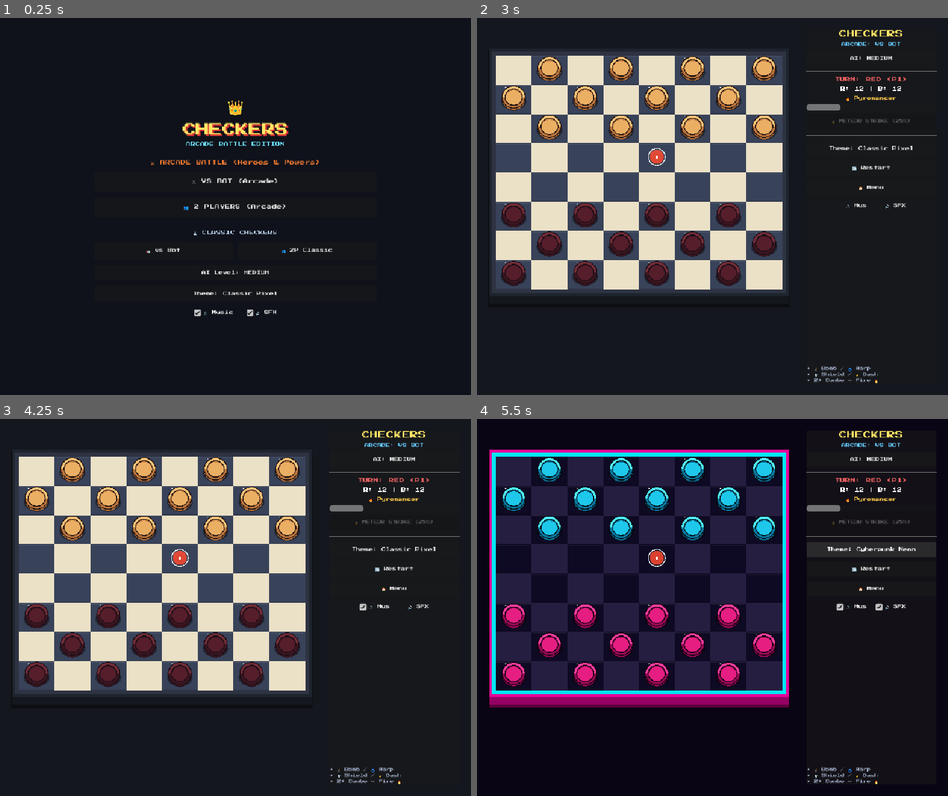
Above: before the commit, frames 1-4 (two rows, left to right).
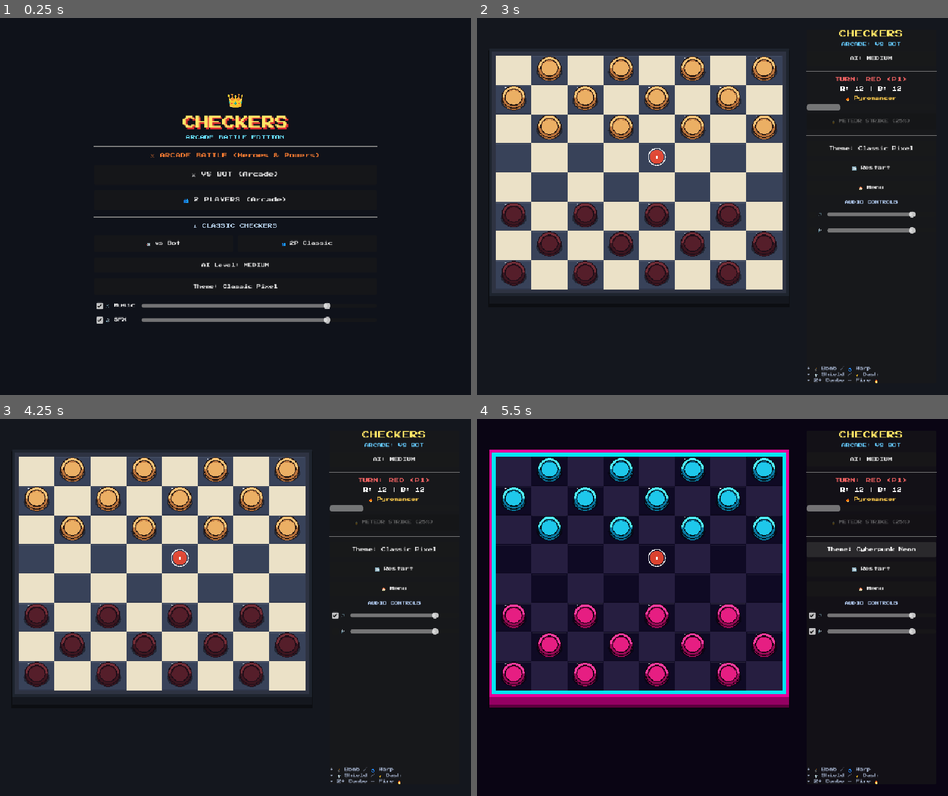
Above: after the commit, the same moments.

Repository: sylasjr/arcade-battle-checkers
Game: Godot game, scene res://scenes/Main.tscn
Two runs of this game, one before a commit and one after it. Both use one fixed random seed, a clock stepped at 60 frames per second and the inputs below. Sound files missing from this copy of the repository are replaced by a short silence.
Inputs:
- Up to frame 1 (0.25 s): no input
- Up to frame 2 (3 s): click "🎵 Music" at 0.5 s; click "🔊 SFX" at 1.25 s; click "⚔️ VS BOT (Arcade)" at 2 s; click "🔥 PYROMANCER Ult: METEOR Obli…" at 2.75 s
- Up to frame 3 (4.25 s): click "🎵 Mus" (after the commit: "🎵") at 3.5 s
- Up to frame 4 (5.5 s): click "🔊 SFX" (after the commit: "🔊") at 4.25 s; click "Theme: Classic Pixel" at 5 s

The runs differ from the first frame. In frame 1, 4.3% of the frame differs, in the area x 19-81%, y 20-82%; in frame 2, 0.5%; in frame 3, 0.6%; in frame 4, 0.7%.

Commit message:
feat: switch soundtrack to Tides_at_the_Cottage_Door.mp3 with seamless looping and add Music/SFX volume sliders

Diff:
--- a/scenes/Menu.tscn
+++ b/scenes/Menu.tscn
@@ -137,21 +137,46 @@
 theme_override_font_sizes/font_size = 9
 text = "🎨 Theme: Classic Pixel"
 
-[node name="AudioContainer" type="HBoxContainer" parent="VBoxContainer"]
+[node name="AudioBox" type="VBoxContainer" parent="VBoxContainer"]
 layout_mode = 2
-theme_override_constants/separation = 20
-alignment = 1
+theme_override_constants/separation = 6
 
-[node name="MusicCheck" type="CheckBox" parent="VBoxContainer/AudioContainer"]
+[node name="MusicRow" type="HBoxContainer" parent="VBoxContainer/AudioBox"]
+layout_mode = 2
+theme_override_constants/separation = 10
+
+[node name="MusicCheck" type="CheckBox" parent="VBoxContainer/AudioBox/MusicRow"]
 layout_mode = 2
 theme_override_fonts/font = ExtResource("2_font")
 theme_override_font_sizes/font_size = 9
 button_pressed = true
 text = "🎵 Music"
 
-[node name="SfxCheck" type="CheckBox" parent="VBoxContainer/AudioContainer"]
+[node name="MusicSlider" type="HSlider" parent="VBoxContainer/AudioBox/MusicRow"]
+custom_minimum_size = Vector2(0, 20)
+layout_mode = 2
+size_flags_horizontal = 3
+size_flags_vertical = 4
+max_value = 1.0
+step = 0.05
+value = 0.8
+
+[node name="SfxRow" type="HBoxContainer" parent="VBoxContainer/AudioBox"]
+layout_mode = 2
+theme_override_constants/separation = 10
+
+[node name="SfxCheck" type="CheckBox" parent="VBoxContainer/AudioBox/SfxRow"]
 layout_mode = 2
 theme_override_fonts/font = ExtResource("2_font")
 theme_override_font_sizes/font_size = 9
 button_pressed = true
-text = "🔊 SFX"
+text = "🔊 SFX  "
+
+[node name="SfxSlider" type="HSlider" parent="VBoxContainer/AudioBox/SfxRow"]
+custom_minimum_size = Vector2(0, 20)
+layout_mode = 2
+size_flags_horizontal = 3
+size_flags_vertical = 4
+max_value = 1.0
+step = 0.05
+value = 0.8
--- a/scenes/UI.tscn
+++ b/scenes/UI.tscn
@@ -119,24 +119,53 @@
 theme_override_font_sizes/font_size = 9
 text = "🏠 Menu"
 
-[node name="AudioControls" type="HBoxContainer" parent="Panel/VBoxContainer"]
-layout_mode = 2
-theme_override_constants/separation = 10
-alignment = 1
-
-[node name="MusicCheck" type="CheckBox" parent="Panel/VBoxContainer/AudioControls"]
-layout_mode = 2
-theme_override_fonts/font = ExtResource("2_font")
-theme_override_font_sizes/font_size = 9
+[node name="AudioHeader" type="Label" parent="Panel/VBoxContainer"]
+layout_mode = 2
+theme_override_colors/font_color = Color(0.7, 0.8, 0.95, 1)
+theme_override_fonts/font = ExtResource("2_font")
+theme_override_font_sizes/font_size = 8
+text = "AUDIO CONTROLS"
+horizontal_alignment = 1
+
+[node name="MusicBox" type="HBoxContainer" parent="Panel/VBoxContainer"]
+layout_mode = 2
+theme_override_constants/separation = 8
+
+[node name="MusicCheck" type="CheckBox" parent="Panel/VBoxContainer/MusicBox"]
+layout_mode = 2
+theme_override_fonts/font = ExtResource("2_font")
+theme_override_font_sizes/font_size = 8
 button_pressed = true
-text = "🎵 Mus"
-
-[node name="SfxCheck" type="CheckBox" parent="Panel/VBoxContainer/AudioControls"]
-layout_mode = 2
-theme_override_fonts/font = ExtResource("2_font")
-theme_override_font_sizes/font_size = 9
+text = "🎵"
+
+[node name="MusicSlider" type="HSlider" parent="Panel/VBoxContainer/MusicBox"]
+custom_minimum_size = Vector2(0, 20)
+layout_mode = 2
+size_flags_horizontal = 3
+size_flags_vertical = 4
+max_value = 1.0
+step = 0.05
+value = 0.8
+
+[node name="SfxBox" type="HBoxContainer" parent="Panel/VBoxContainer"]
+layout_mode = 2
+theme_override_constants/separation = 8
+
+[node name="SfxCheck" type="CheckBox" parent="Panel/VBoxContainer/SfxBox"]
+layout_mode = 2
+theme_override_fonts/font = ExtResource("2_font")
+theme_override_font_sizes/font_size = 8
 button_pressed = true
-text = "🔊 SFX"
+text = "🔊"
+
+[node name="SfxSlider" type="HSlider" parent="Panel/VBoxContainer/SfxBox"]
+custom_minimum_size = Vector2(0, 20)
+layout_mode = 2
+size_flags_horizontal = 3
+size_flags_vertical = 4
+max_value = 1.0
+step = 0.05
+value = 0.8
 
 [node name="RulesTip" type="Label" parent="Panel/VBoxContainer"]
 layout_mode = 2
--- a/scripts/AudioManager.gd
+++ b/scripts/AudioManager.gd
@@ -5,6 +5,8 @@
 var music_stream: AudioStream = null
 var is_music_muted: bool = false
 var is_sfx_muted: bool = false
+var music_volume: float = 0.8 # Range 0.0 to 1.0
+var sfx_volume: float = 0.8   # Range 0.0 to 1.0
 
 # SFX Streams
 var sfx_select: AudioStreamWAV
@@ -24,21 +26,55 @@
 	music_player.bus = "Master"
 	add_child(music_player)
 
-	if ResourceLoader.exists("res://Audio/nastelbom-soundtrack-443631.mp3"):
-		music_stream = load("res://Audio/nastelbom-soundtrack-443631.mp3")
-		music_player.stream = music_stream
-		music_player.volume_db = -8.0
+	# Ensure looping on track end
+	music_player.finished.connect(_on_music_finished)
+
+	var sound_candidates = [
+		"res://audio/Tides_at_the_Cottage_Door.mp3",
+		"res://Audio/Tides_at_the_Cottage_Door.mp3",
+		"res://audio/nastelbom-soundtrack-443631.mp3",
+		"res://Audio/nastelbom-soundtrack-443631.mp3"
+	]
+
+	for path in sound_candidates:
+		if ResourceLoader.exists(path):
+			music_stream = load(path)
+			if music_stream is AudioStreamMP3:
+				music_stream.loop = true
+			music_player.stream = music_stream
+			_apply_music_volume()
+			music_player.play()
+			break
+
+	_generate_sfx()
+
+func _on_music_finished() -> void:
+	if not is_music_muted and music_player and music_stream:
 		music_player.play()
 
-	_generate_sfx()
+func set_music_volume(linear_val: float) -> void:
+	music_volume = clampf(linear_val, 0.0, 1.0)
+	_apply_music_volume()
+
+func set_sfx_volume(linear_val: float) -> void:
+	sfx_volume = clampf(linear_val, 0.0, 1.0)
+
+func _apply_music_volume() -> void:
+	if not music_player:
+		return
+	if is_music_muted or music_volume <= 0.001:
+		music_player.volume_db = -80.0
+	else:
+		# Convert linear 0.0-1.0 to dB scale (-35 dB to +2 dB)
+		music_player.volume_db = linear_to_db(music_volume) - 4.0
 
 func toggle_music(enabled: bool) -> void:
 	is_music_muted = !enabled
 	if music_player:
 		if enabled:
+			_apply_music_volume()
 			if not music_player.playing and music_stream != null:
 				music_player.play()
-			music_player.volume_db = -8.0
 		else:
 			music_player.stop()
 
@@ -86,9 +122,12 @@
 		_play_sfx(sfx_win, 3.0)
 
 func _play_sfx(stream: AudioStreamWAV, volume_db: float = 0.0, pitch_scale: float = 1.0) -> void:
+	if is_sfx_muted or sfx_volume <= 0.001:
+		return
 	var p = AudioStreamPlayer.new()
 	p.stream = stream
-	p.volume_db = volume_db
+	var sfx_vol_db = linear_to_db(sfx_volume)
+	p.volume_db = volume_db + sfx_vol_db
 	p.pitch_scale = pitch_scale
 	add_child(p)
 	p.play()
--- a/scripts/Main.gd
+++ b/scripts/Main.gd
@@ -33,6 +33,8 @@
 	menu.theme_changed_request.connect(theme_manager.next_theme)
 	menu.music_toggled.connect(_on_music_toggled)
 	menu.sfx_toggled.connect(_on_sfx_toggled)
+	menu.music_volume_changed.connect(_on_music_volume_changed)
+	menu.sfx_volume_changed.connect(_on_sfx_volume_changed)
 
 	# Hero Select signals
 	hero_select.hero_chosen.connect(_on_hero_chosen)
@@ -46,6 +48,8 @@
 	ui.ult_activated_request.connect(board.activate_ultimate_request)
 	ui.music_toggled.connect(_on_music_toggled)
 	ui.sfx_toggled.connect(_on_sfx_toggled)
+	ui.music_volume_changed.connect(_on_music_volume_changed)
+	ui.sfx_volume_changed.connect(_on_sfx_volume_changed)
 
 	# Board signals
 	board.turn_changed.connect(_on_turn_changed)
@@ -74,7 +78,7 @@
 	ui.visible = false
 	board.visible = false
 	board.set_process_unhandled_input(false)
-	menu.set_audio_states(is_music_enabled, is_sfx_enabled)
+	_sync_audio_states()
 
 func _on_start_arcade_mode(is_single_player: bool, diff: BotAI.Difficulty) -> void:
 	is_arcade_mode = true
@@ -137,14 +141,24 @@
 func _on_music_toggled(enabled: bool) -> void:
 	is_music_enabled = enabled
 	audio_manager.toggle_music(enabled)
-	ui.sync_audio_ui(is_music_enabled, is_sfx_enabled)
-	menu.set_audio_states(is_music_enabled, is_sfx_enabled)
+	_sync_audio_states()
 
 func _on_sfx_toggled(enabled: bool) -> void:
 	is_sfx_enabled = enabled
 	audio_manager.toggle_sfx(enabled)
-	ui.sync_audio_ui(is_music_enabled, is_sfx_enabled)
-	menu.set_audio_states(is_music_enabled, is_sfx_enabled)
+	_sync_audio_states()
+
+func _on_music_volume_changed(vol: float) -> void:
+	audio_manager.set_music_volume(vol)
+	_sync_audio_states()
+
+func _on_sfx_volume_changed(vol: float) -> void:
+	audio_manager.set_sfx_volume(vol)
+	_sync_audio_states()
+
+func _sync_audio_states() -> void:
+	ui.sync_audio_ui(is_music_enabled, is_sfx_enabled, audio_manager.music_volume, audio_manager.sfx_volume)
+	menu.set_audio_states(is_music_enabled, is_sfx_enabled, audio_manager.music_volume, audio_manager.sfx_volume)
 
 func _on_piece_captured(world_pos: Vector2, victim_player: Piece.Player) -> void:
 	audio_manager.play_capture()
--- a/scripts/Menu.gd
+++ b/scripts/Menu.gd
@@ -5,6 +5,8 @@
 signal theme_changed_request
 signal music_toggled(is_enabled: bool)
 signal sfx_toggled(is_enabled: bool)
+signal music_volume_changed(volume: float)
+signal sfx_volume_changed(volume: float)
 
 @onready var arcade_single_btn: Button = $VBoxContainer/ArcadeSingleBtn
 @onready var arcade_multi_btn: Button = $VBoxContainer/ArcadeMultiBtn
@@ -13,8 +15,10 @@
 
 @onready var diff_btn: Button = $VBoxContainer/DiffContainer/DiffBtn
 @onready var theme_btn: Button = $VBoxContainer/ThemeBtn
-@onready var music_check: CheckBox = $VBoxContainer/AudioContainer/MusicCheck
-@onready var sfx_check: CheckBox = $VBoxContainer/AudioContainer/SfxCheck
+@onready var music_check: CheckBox = $VBoxContainer/AudioBox/MusicRow/MusicCheck
+@onready var music_slider: HSlider = $VBoxContainer/AudioBox/MusicRow/MusicSlider
+@onready var sfx_check: CheckBox = $VBoxContainer/AudioBox/SfxRow/SfxCheck
+@onready var sfx_slider: HSlider = $VBoxContainer/AudioBox/SfxRow/SfxSlider
 
 var current_diff: BotAI.Difficulty = BotAI.Difficulty.MEDIUM
 var diff_names = ["EASY", "MEDIUM", "HARD"]
@@ -29,6 +33,8 @@
 	theme_btn.pressed.connect(func(): emit_signal("theme_changed_request"))
 	music_check.toggled.connect(func(val): emit_signal("music_toggled", val))
 	sfx_check.toggled.connect(func(val): emit_signal("sfx_toggled", val))
+	music_slider.value_changed.connect(func(val): emit_signal("music_volume_changed", val))
+	sfx_slider.value_changed.connect(func(val): emit_signal("sfx_volume_changed", val))
 	_update_diff_label()
 
 func _on_diff_pressed() -> void:
@@ -43,8 +49,12 @@
 	if theme_btn:
 		theme_btn.text = "Theme: " + theme_name
 
-func set_audio_states(music_on: bool, sfx_on: bool) -> void:
+func set_audio_states(music_on: bool, sfx_on: bool, music_vol: float = 0.8, sfx_vol: float = 0.8) -> void:
 	if music_check:
 		music_check.button_pressed = music_on
 	if sfx_check:
 		sfx_check.button_pressed = sfx_on
+	if music_slider:
+		music_slider.value = music_vol
+	if sfx_slider:
+		sfx_slider.value = sfx_vol
--- a/scripts/UI.gd
+++ b/scripts/UI.gd
@@ -7,6 +7,8 @@
 signal ult_activated_request
 signal music_toggled(is_enabled: bool)
 signal sfx_toggled(is_enabled: bool)
+signal music_volume_changed(volume: float)
+signal sfx_volume_changed(volume: float)
 
 @onready var mode_label: Label = $Panel/VBoxContainer/ModeLabel
 @onready var turn_label: Label = $Panel/VBoxContainer/TurnLabel
@@ -22,8 +24,10 @@
 @onready var ult_bar: ProgressBar = $Panel/VBoxContainer/HeroBox/UltProgressBar
 @onready var ult_btn: Button = $Panel/VBoxContainer/HeroBox/UltButton
 
-@onready var music_check: CheckBox = $Panel/VBoxContainer/AudioControls/MusicCheck
-@onready var sfx_check: CheckBox = $Panel/VBoxContainer/AudioControls/SfxCheck
+@onready var music_check: CheckBox = $Panel/VBoxContainer/MusicBox/MusicCheck
+@onready var music_slider: HSlider = $Panel/VBoxContainer/MusicBox/MusicSlider
+@onready var sfx_check: CheckBox = $Panel/VBoxContainer/SfxBox/SfxCheck
+@onready var sfx_slider: HSlider = $Panel/VBoxContainer/SfxBox/SfxSlider
 
 @onready var win_dialog: PanelContainer = $WinDialog
 @onready var win_label: Label = $WinDialog/VBox/WinLabel
@@ -46,6 +50,8 @@
 	win_menu_btn.pressed.connect(_on_menu_pressed)
 	music_check.toggled.connect(_on_music_toggled)
 	sfx_check.toggled.connect(_on_sfx_toggled)
+	music_slider.value_changed.connect(func(val): emit_signal("music_volume_changed", val))
+	sfx_slider.value_changed.connect(func(val): emit_signal("sfx_volume_changed", val))
 
 func set_mode_display(single_player: bool, arcade: bool, diff: BotAI.Difficulty) -> void:
 	is_single_player = single_player
@@ -119,8 +125,12 @@
 func _on_sfx_toggled(button_pressed: bool) -> void:
 	emit_signal("sfx_toggled", button_pressed)
 
-func sync_audio_ui(music_on: bool, sfx_on: bool) -> void:
+func sync_audio_ui(music_on: bool, sfx_on: bool, music_vol: float = 0.8, sfx_vol: float = 0.8) -> void:
 	if music_check:
 		music_check.button_pressed = music_on
 	if sfx_check:
 		sfx_check.button_pressed = sfx_on
+	if music_slider:
+		music_slider.value = music_vol
+	if sfx_slider:
+		sfx_slider.value = sfx_vol
Not shown, added: Audio/Tides_at_the_Cottage_Door.mp3.import
Not shown, added: Audio/Tides_at_the_Cottage_Door.mp3
